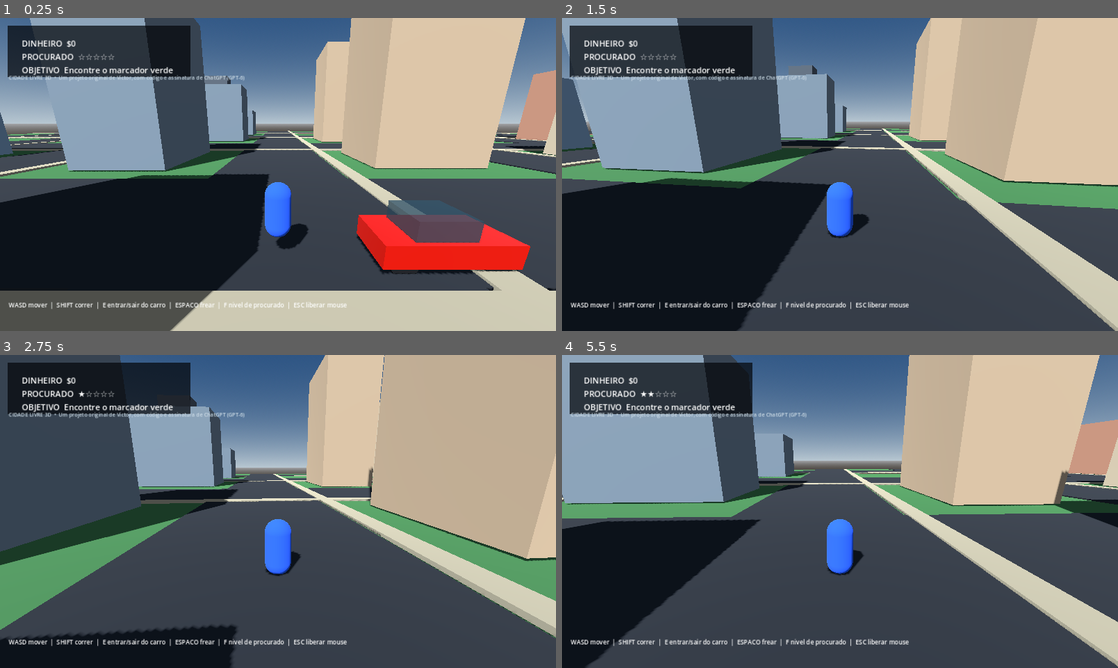
Above: before the commit, frames 1-4 (two rows, left to right).
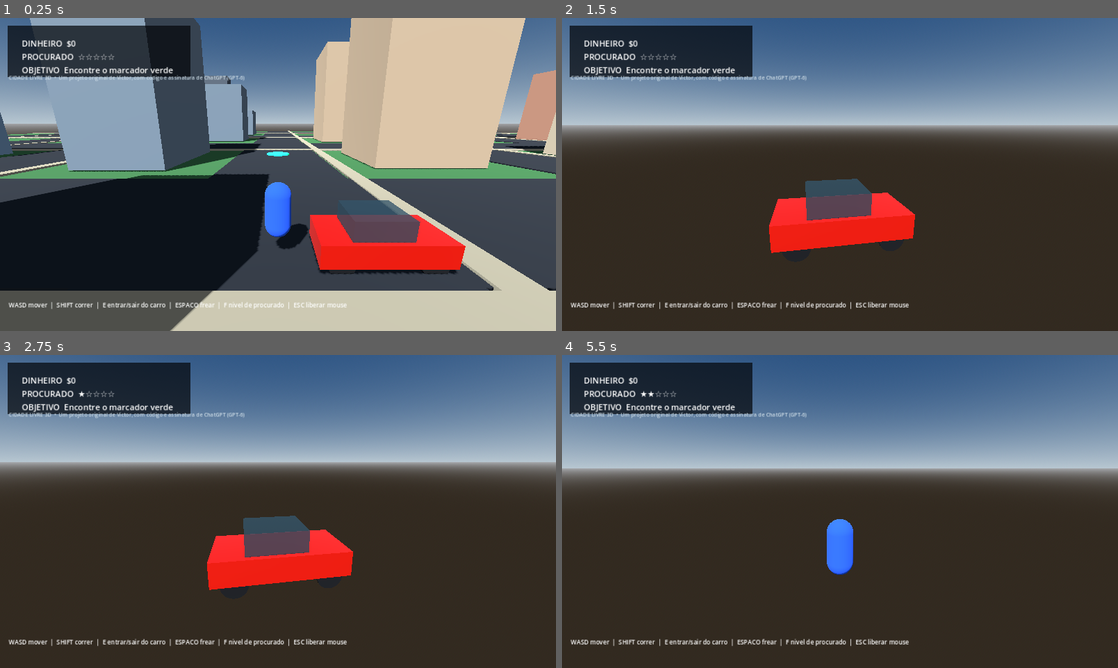
Above: after the commit, the same moments.

Repository: victor267-pl/meu-repo
Game: Godot game, scene res://Main.tscn
Two runs of this game, one before a commit and one after it. Both use one fixed random seed, a clock stepped at 60 frames per second and the inputs below.
Inputs (mouse positions are in pixels of both pictures, inside the frame that each line leads up to):
- Up to frame 1 (0.25 s): no input
- Up to frame 2 (1.5 s): move the mouse to (867, 174) at 0.52 s; hold W (move_forward) from 0.53 s (still down); tap E (interact) at 0.6 s; move the mouse to (812, 174) at 1.27 s; tap Shift (run) at 1.35 s
- Up to frame 3 (2.75 s): keep holding W (move_forward); move the mouse to (289, 505) at 2.02 s; tap F (wanted) at 2.1 s
- Up to frame 4 (5.5 s): keep holding W (move_forward); move the mouse to (834, 517) at 2.77 s; tap E (interact) at 2.85, 5.1 s; move the mouse to (878, 514) at 3.52 s; hold Shift (run) 3.53-4.28 s; move the mouse to (795, 508) at 4.27 s; tap F (wanted) at 4.35 s; move the mouse to (845, 511) at 5.02 s

The runs differ from the first frame. In frame 1, 5.2% of the frame differs, in the area x 48-96%, y 42-82%; in frame 2, 84%; in frame 3, 84%, in the area x 0-100%, y 0-100%; in frame 4, 80%.

Commit message:
Place mission marker and starter car on accessible street

Diff:
--- a/scripts/main.gd
+++ b/scripts/main.gd
@@ -8,7 +8,7 @@
 var cash := 0
 var wanted := 0
 var mission_done := false
-var mission_position := Vector3(18, 0, -18)
+var mission_position := Vector3(0, 0, -18)
 var hud_label: Label
 var help_label: Label
 var mission_marker: MeshInstance3D
@@ -133,7 +133,7 @@
 	player.position = Vector3(0, 1, 4)
 	add_child(player)
 	car = CarScript.new()
-	car.position = Vector3(5, 0, 4)
+	car.position = Vector3(3.2, 0, 4)
 	car.rotation.y = PI / 2
 	add_child(car)
 
